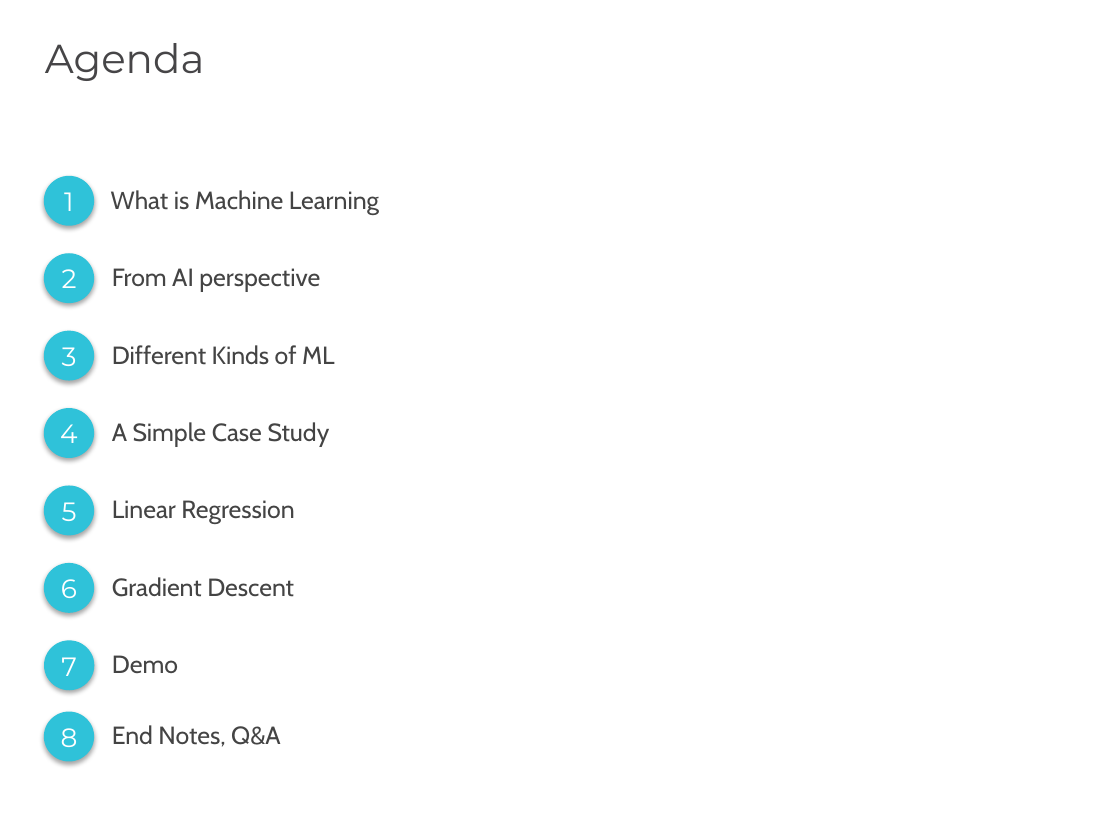
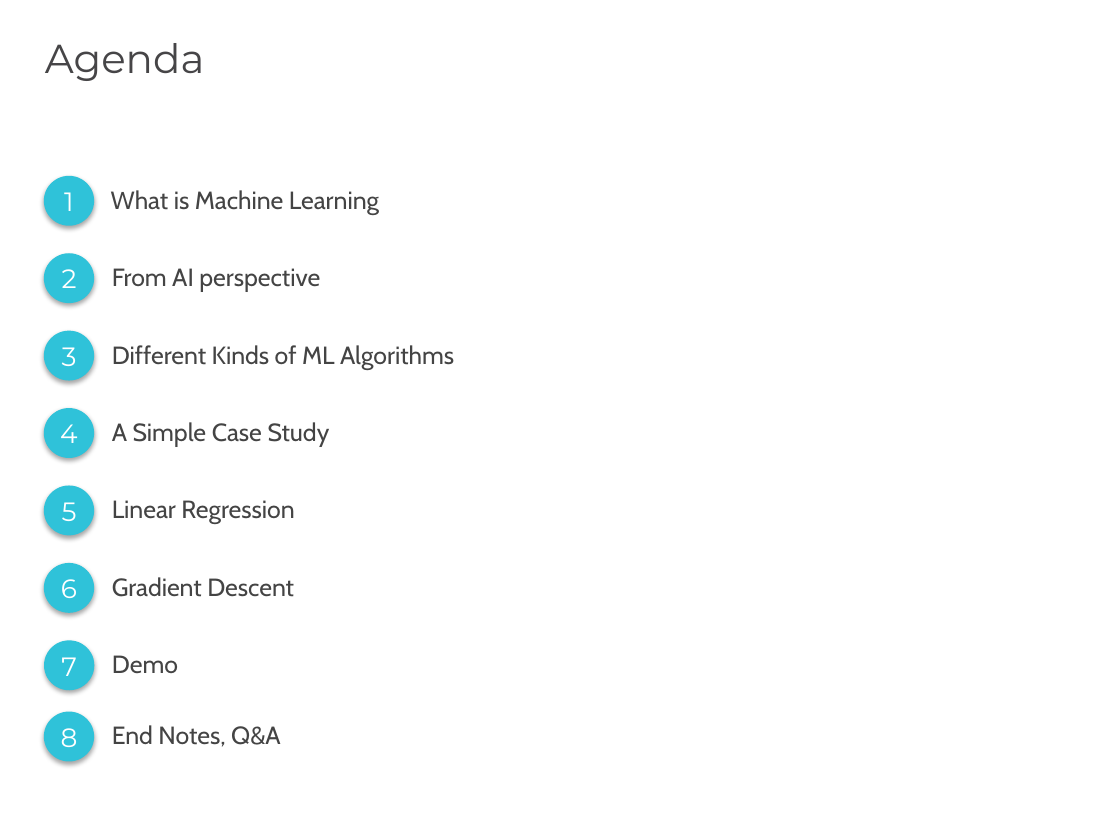
Before and after one commit to gautam0707/TechTalk1_Epam, a slide deck: slide 2 of TechTalk1.pptx. Drawn at 1120x840 pixels with LibreOffice and Linux fonts; fonts in the diff are those of the drawing. Boxes give left, top, right and bottom in pixels: in the first picture for what was removed or moved away, otherwise in the second. Text is boxed around its words. In the diff, an @@ line names an element or a change of style, - is before the commit and + after.

```diff
--- a/TechTalk1.pptx
+++ b/TechTalk1.pptx
@@ text at (112, 345, 454, 369): text changed @@
-Different Kinds of ML
+Different Kinds of ML Algorithms
```
Also in this commit, not shown: 7 other slides changed.
